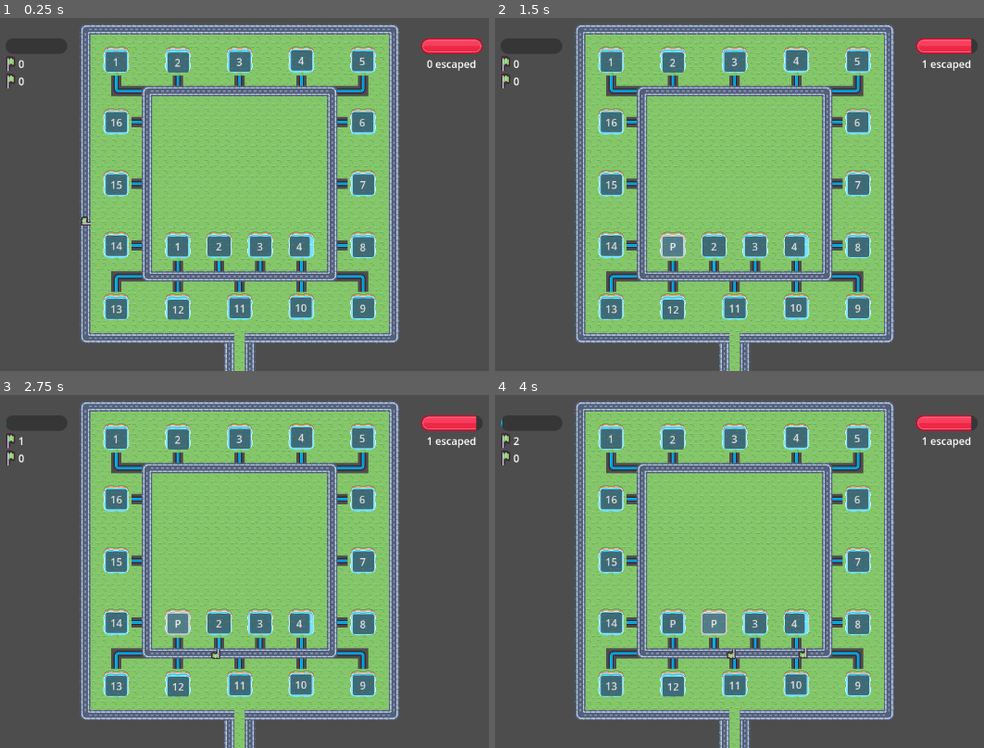
Above: before the commit, frames 1-4 (two rows, left to right).
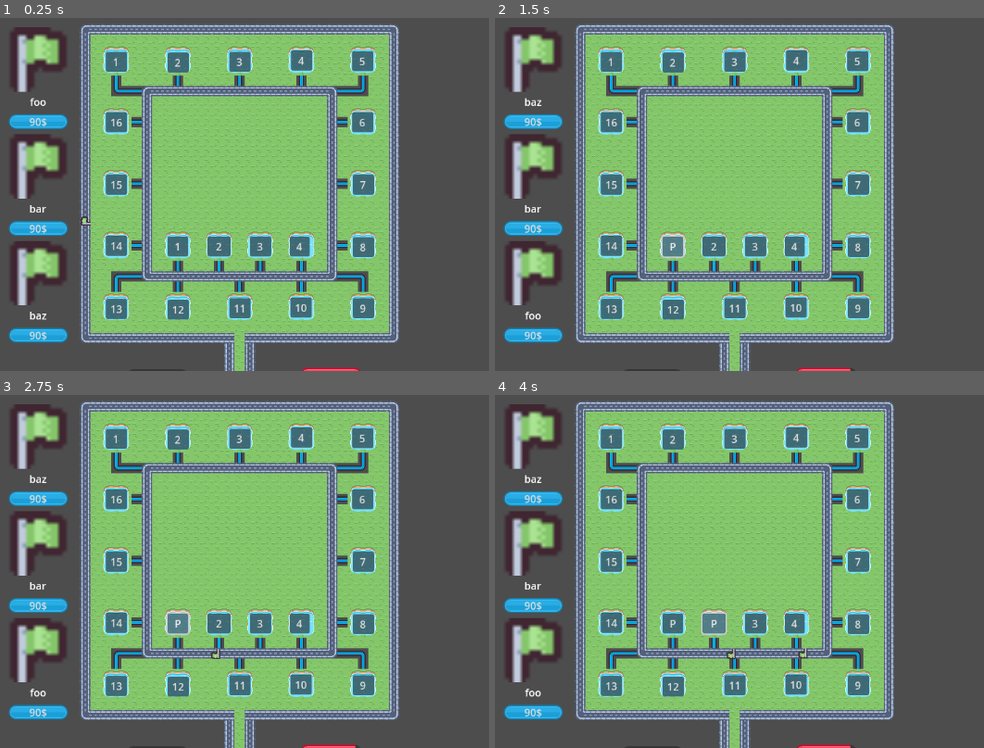
Above: after the commit, the same moments.

Repository: Jelleas/gmtk-2025
Game: Godot game, scene res://main_level.tscn
Two runs of this game, one before a commit and one after it. Both use one fixed random seed, a clock stepped at 60 frames per second and the inputs below.
Inputs (mouse positions are in pixels of both pictures, inside the frame that each line leads up to):
- Up to frame 1 (0.25 s): no input
- Up to frame 2 (1.5 s): click (534, 120) at 0.5 s, where only the run after the commit has a clickable "90$"; click "1" at 1.25 s
- Up to frame 3 (2.75 s): click "P" at 2 s
- Up to frame 4 (4 s): click "2" at 2.75 s; click "P" at 3.5 s

The runs differ from the first frame. In frame 1, 6.7% of the frame differs, in the area x 1-99%, y 2-100%; in frame 2, 6.6%; in frame 3, 6.6%; in frame 4, 6.6%.

Commit message:
crude shop

Diff:
--- a/main_level.tscn
+++ b/main_level.tscn
@@ -8,7 +8,7 @@
 [ext_resource type="Script" uid="uid://ckoluvmpkkf00" path="res://monster_path.gd" id="5_6pb3s"]
 [ext_resource type="PackedScene" uid="uid://tmkdkgu7s5vv" path="res://totem/totem.tscn" id="6_4mnpp"]
 [ext_resource type="PackedScene" uid="uid://clt7pafdvryia" path="res://monster.tscn" id="6_e3ldi"]
-[ext_resource type="Texture2D" uid="uid://bepreqkwfug08" path="res://assets/Vector/Blue/bar_round_gloss_large.svg" id="6_eqmdw"]
+[ext_resource type="Texture2D" uid="uid://bepreqkwfug08" path="res://kenney_ui-pack-space-expansion/Vector/Blue/bar_round_gloss_large.svg" id="6_eqmdw"]
 [ext_resource type="Script" uid="uid://ddeoiro7qkje2" path="res://ui/resource_tracker/resource_tracker.gd" id="8_do8ha"]
 [ext_resource type="PackedScene" uid="uid://bmc2jmy6ojjcv" path="res://ui/totemInterface.tscn" id="8_eqmdw"]
 [ext_resource type="Script" uid="uid://brs7pxde6f6fi" path="res://ui/resource_tracker/wood_counter.gd" id="12_do8ha"]
@@ -16,10 +16,12 @@
 [ext_resource type="Texture2D" uid="uid://dfj26ibwe2waf" path="res://tile_0035.png" id="13_xqiim"]
 [ext_resource type="Script" uid="uid://ch56vgnhbb8nu" path="res://ui/resource_tracker/frog_counter.gd" id="14_htena"]
 [ext_resource type="Script" uid="uid://bcit1i2pbruel" path="res://ui/monster_tracker/monster_tracker.gd" id="15_52es0"]
-[ext_resource type="Texture2D" uid="uid://d3byg07av648o" path="res://assets/Vector/bar_shadow_round_large.svg" id="15_ah7fh"]
-[ext_resource type="Texture2D" uid="uid://rp25y0uy05fv" path="res://assets/Vector/Red/bar_round_gloss_large.svg" id="16_x2wht"]
+[ext_resource type="Texture2D" uid="uid://d3byg07av648o" path="res://kenney_ui-pack-space-expansion/Vector/Extra/bar_shadow_round_large.svg" id="15_ah7fh"]
+[ext_resource type="Texture2D" uid="uid://rp25y0uy05fv" path="res://kenney_ui-pack-space-expansion/Vector/Red/bar_round_gloss_large.svg" id="16_x2wht"]
 [ext_resource type="Script" uid="uid://cixtlw5yw2iu" path="res://ui/monster_tracker/health_bar.gd" id="17_x2wht"]
 [ext_resource type="Script" uid="uid://bx8mgqkfs0pv3" path="res://ui/monster_tracker/monster_counter.gd" id="19_08fmi"]
+[ext_resource type="Script" uid="uid://bvhc545o6qhs" path="res://ui/shop/shop.gd" id="19_8m212"]
+[ext_resource type="PackedScene" uid="uid://bfl5pn8htrw26" path="res://ui/shop/shop_item.tscn" id="20_8m212"]
 
 [sub_resource type="TileSetAtlasSource" id="TileSetAtlasSource_4mnpp"]
 texture = ExtResource("2_bhu08")
@@ -266,10 +268,10 @@
 [node name="UI" type="CanvasLayer" parent="."]
 
 [node name="ResourceTracker" type="VBoxContainer" parent="UI" node_paths=PackedStringArray("resource_path")]
-offset_left = 203.0
-offset_top = 131.0
-offset_right = 299.0
-offset_bottom = 171.0
+offset_left = 391.0
+offset_top = 645.0
+offset_right = 487.0
+offset_bottom = 723.0
 script = ExtResource("8_do8ha")
 resource_path = NodePath("../../ResourcePath")
 
@@ -312,10 +314,10 @@
 script = ExtResource("14_htena")
 
 [node name="MonsterTracker" type="VBoxContainer" parent="UI" node_paths=PackedStringArray("monster_path")]
-offset_left = 849.0
-offset_top = 131.0
-offset_right = 945.0
-offset_bottom = 171.0
+offset_left = 661.0
+offset_top = 643.0
+offset_right = 757.0
+offset_bottom = 694.0
 script = ExtResource("15_52es0")
 monster_path = NodePath("../../MonsterPath")
 
@@ -332,6 +334,14 @@
 horizontal_alignment = 1
 script = ExtResource("19_08fmi")
 
+[node name="Shop" type="VBoxContainer" parent="UI"]
+offset_left = 204.0
+offset_top = 114.0
+offset_right = 304.0
+offset_bottom = 330.0
+script = ExtResource("19_8m212")
+shop_item = ExtResource("20_8m212")
+
 [node name="TotemInterface" parent="." node_paths=PackedStringArray("resource_manager") instance=ExtResource("8_eqmdw")]
 resource_manager = NodePath("../ResourcePath")
 totem_scene = ExtResource("6_4mnpp")
--- /dev/null
+++ b/ui/shop/shop.gd
@@ -0,0 +1,50 @@
+extends VBoxContainer
+
+@export var shop_item: PackedScene
+
+const N_SLOTS: int = 3
+
+const STARTER_ITEMS: Array = [
+	"foo",
+	"bar",
+	"baz"
+]
+
+const item_pool: Array = [
+	"foo",
+	"bar",
+	"baz"
+]
+
+var items: Array[ShopItem] = []
+
+func _ready() -> void:
+	for content in STARTER_ITEMS:
+		items.append(create_item(content))
+
+func _on_item_bought(item) -> void: # TODO type hint
+	print("bought, ", item)
+	reroll()
+
+func reroll() -> void:
+	for item in items:
+		item.queue_free()
+	items = []
+
+	var indices = []
+	while len(indices) < N_SLOTS:
+		var index = randi() % item_pool.size()
+		if not indices.has(index):
+			indices.append(index)
+
+	for index in indices:
+		items.append(create_item(item_pool[index]))
+
+func create_item(content) -> ShopItem: # TODO type hint
+	var shop_item = shop_item.instantiate()
+	shop_item.init(content)
+	add_child(shop_item)
+
+	shop_item.item_bought.connect(_on_item_bought)
+
+	return shop_item
--- /dev/null
+++ b/ui/shop/shop_item.gd
@@ -0,0 +1,18 @@
+extends VBoxContainer
+
+class_name ShopItem
+
+signal item_bought(item) # TODO type hint
+
+var item # TODO type hint
+
+func _ready() -> void:
+	$Button.button_up.connect(_on_button_up)
+
+func init(item_) -> void: # TODO type hint
+	item = item_
+	$Label.text = item
+
+func _on_button_up() -> void:
+	if item != null:
+		item_bought.emit(item)
--- /dev/null
+++ b/ui/shop/shop_item.tscn
@@ -0,0 +1,25 @@
+[gd_scene load_steps=4 format=3 uid="uid://bfl5pn8htrw26"]
+
+[ext_resource type="Texture2D" uid="uid://dfj26ibwe2waf" path="res://tile_0035.png" id="1_0m23l"]
+[ext_resource type="Script" uid="uid://dy26s7uyp8kly" path="res://ui/shop/shop_item.gd" id="1_a5sgx"]
+[ext_resource type="Texture2D" uid="uid://bepreqkwfug08" path="res://kenney_ui-pack-space-expansion/Vector/Blue/bar_round_gloss_large.svg" id="2_a5sgx"]
+
+[node name="ShopItem" type="VBoxContainer"]
+script = ExtResource("1_a5sgx")
+
+[node name="TextureRect" type="TextureRect" parent="."]
+layout_mode = 2
+texture = ExtResource("1_0m23l")
+expand_mode = 4
+
+[node name="Label" type="Label" parent="."]
+layout_mode = 2
+horizontal_alignment = 1
+
+[node name="Button" type="Button" parent="."]
+layout_mode = 2
+text = "90$"
+icon = ExtResource("2_a5sgx")
+flat = true
+icon_alignment = 1
+expand_icon = true
--- a/ui/totem_interface.gd
+++ b/ui/totem_interface.gd
@@ -12,7 +12,7 @@
 	$CreateConsumers/CreateConsumer1.init(resource_manager, totem_scene, 0, 1)
 	$CreateConsumers/CreateConsumer2.init(resource_manager, totem_scene, 3, 4)
 	$CreateConsumers/CreateConsumer3.init(resource_manager, totem_scene, 9, 10)
-	$CreateConsumers/CreateConsumer4.init(resource_manager, totem_scene, 15, 15)
+	$CreateConsumers/CreateConsumer4.init(resource_manager, totem_scene, 15, 16)
 	$CreateConsumers/CreateConsumer5.init(resource_manager, totem_scene, 18, 19)
 	$CreateConsumers/CreateConsumer6.init(resource_manager, totem_scene, 21, 22)
 	$CreateConsumers/CreateConsumer7.init(resource_manager, totem_scene, 27, 28)
Not shown: 1 places in main_level.tscn that only renumber resources
Not shown, added: ui/shop/shop.gd.uid
Not shown, added: ui/shop/shop_item.gd.uid
